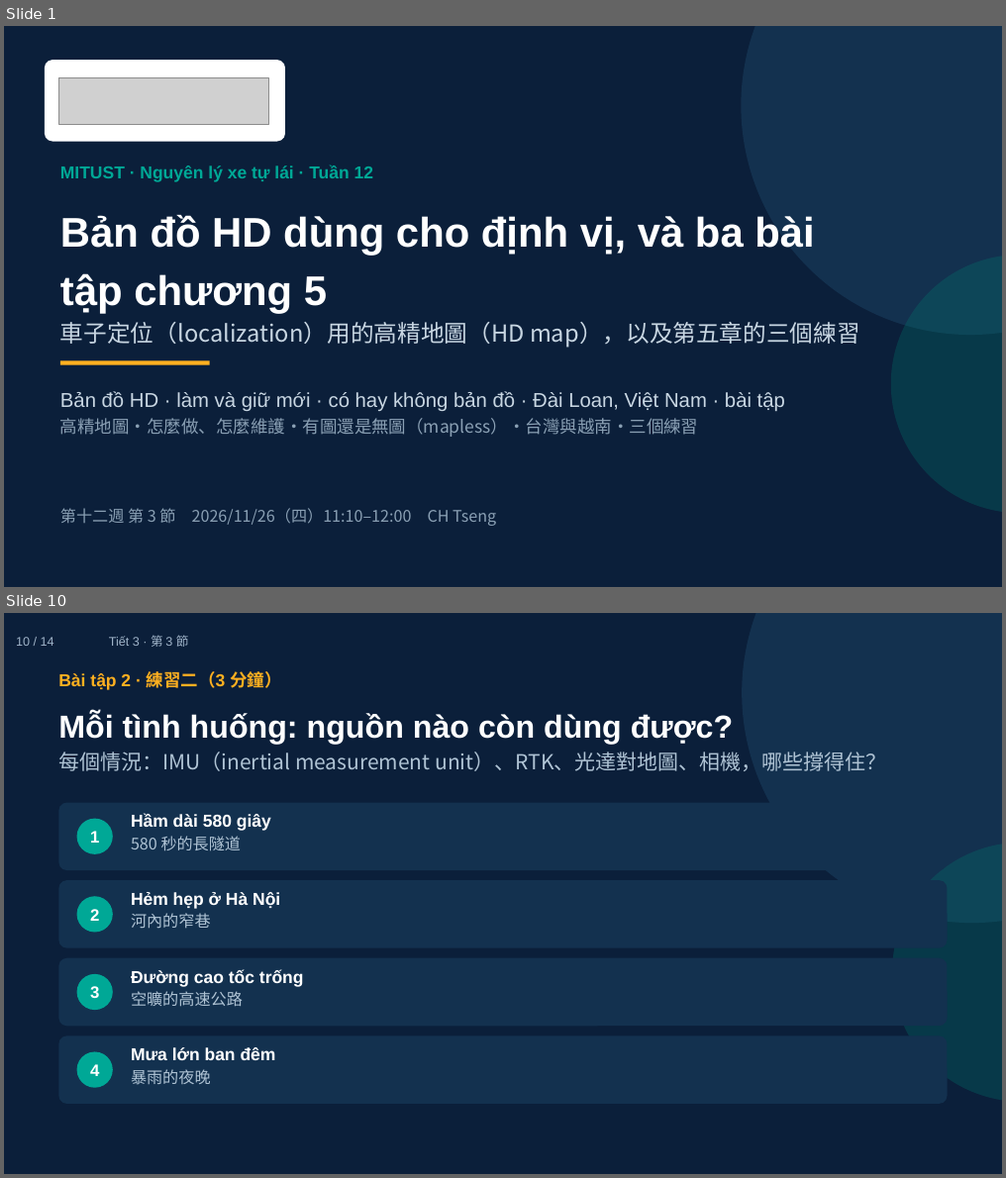
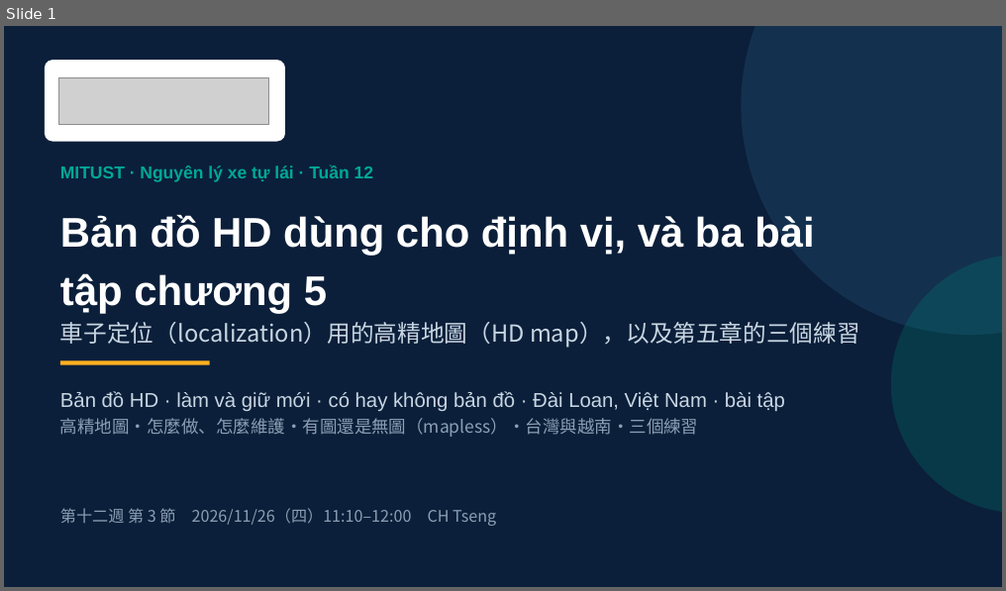
Before and after one commit to ch-neural/MITUST-Principles-of-Self-Driving-Cars, a slide deck: 第十二週(11-26)/第十二週_第3節_簡報.pptx. Shown one above the other, each under a label of ours: slides 1 and 10 before the commit, slide 1 after it; the slides between them are not shown. The pictures are 1006x1178 and 1006x591 pixels, drawn with LibreOffice and Linux fonts; fonts in the diff are those of the drawing; grey boxes stand for pictures. Boxes give left, top, right and bottom in pixels: in the first picture for what was removed or moved away, otherwise in the second. Text is boxed around its words. In the diff, an @@ line names an element or a change of style, - is before the commit and + after.

```diff
--- a/第十二週(11-26)/第十二週_第3節_簡報.pptx
+++ b/第十二週(11-26)/第十二週_第3節_簡報.pptx
@@ slide 10 removed at (4, 613, 1002, 1174), background #0B1F3A @@
@@ text removed at (16, 637, 54, 646) @@
-10 / 14
@@ text removed at (109, 635, 189, 647) @@
-Tiết 3 · 第 3 節
@@ ellipse removed at (743, 613, 1002, 922) @@
@@ text removed at (58, 671, 281, 690) @@
-Bài tập 2 · 練習二（3 分鐘）
@@ text removed at (58, 712, 887, 771) @@
-Mỗi tình huống: nguồn nào còn dùng được?
-每個情況：IMU（inertial measurement unit）、RTK、光達對地圖、相機，哪些撐得住？
@@ rounded rectangle removed at (58, 803, 947, 870) @@
@@ ellipse removed at (77, 819, 113, 855) @@
@@ text removed at (131, 814, 271, 852) @@
-Hầm dài 580 giây
-580 秒的長隧道
@@ text removed at (90, 831, 99, 843) @@
-1
@@ ellipse removed at (892, 843, 1002, 1102) @@
@@ rounded rectangle removed at (58, 880, 947, 949) @@
@@ ellipse removed at (77, 896, 113, 933) @@
@@ text removed at (90, 909, 99, 921) @@
-2
@@ text removed at (131, 892, 280, 929) @@
-Hẻm hẹp ở Hà Nội
-河內的窄巷
@@ rounded rectangle removed at (58, 959, 947, 1026) @@
@@ ellipse removed at (77, 974, 113, 1010) @@
@@ text removed at (90, 986, 99, 998) @@
-3
@@ text removed at (131, 969, 304, 1007) @@
-Đường cao tốc trống
-空曠的高速公路
@@ rounded rectangle removed at (58, 1036, 947, 1104) @@
@@ ellipse removed at (77, 1053, 113, 1088) @@
@@ text removed at (131, 1048, 276, 1085) @@
-Mưa lớn ban đêm
-暴雨的夜晚
@@ text removed at (90, 1064, 99, 1076) @@
-4
```
Also in this commit, not shown: 12 slides changed, 4 slides added.
